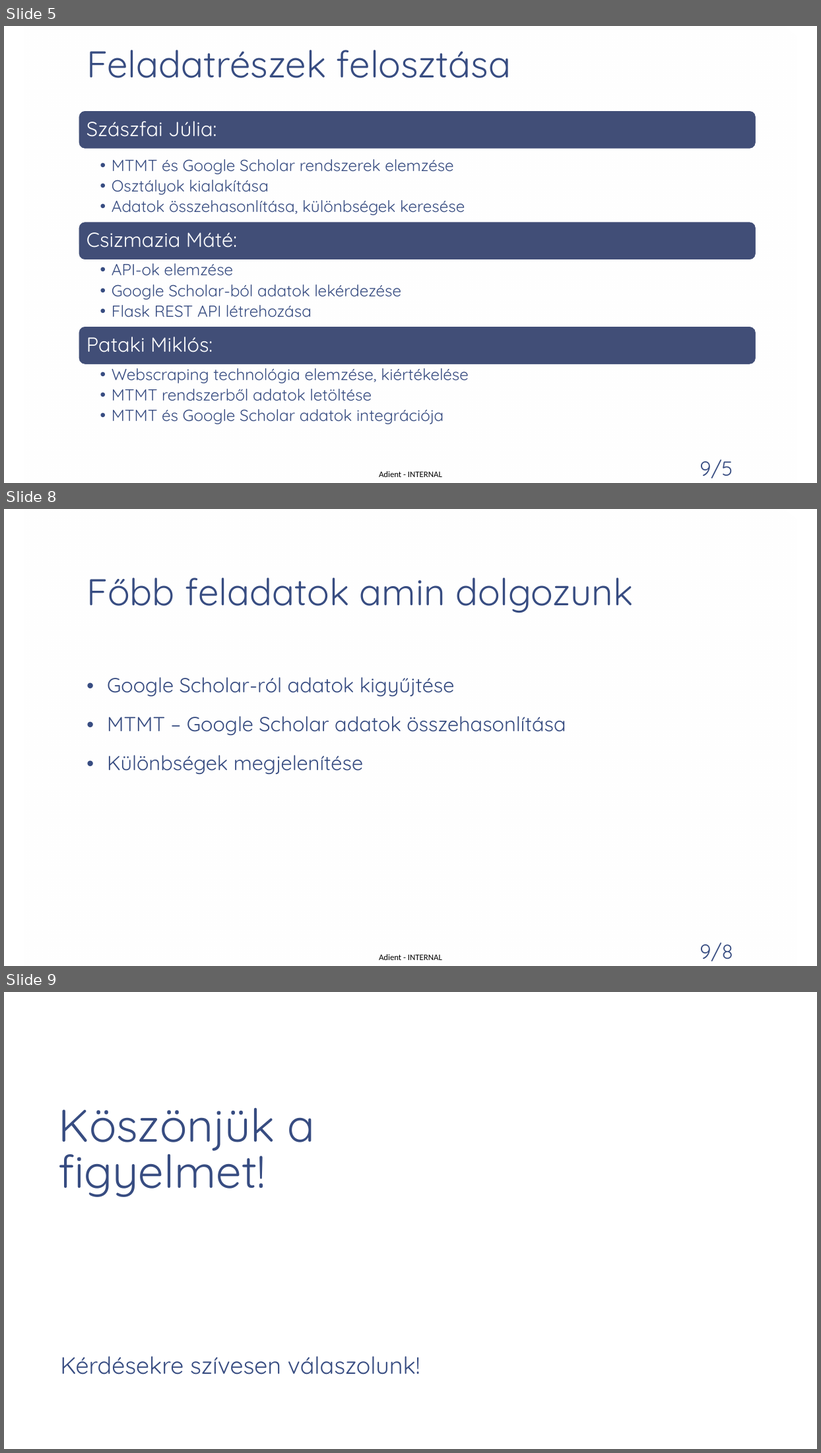
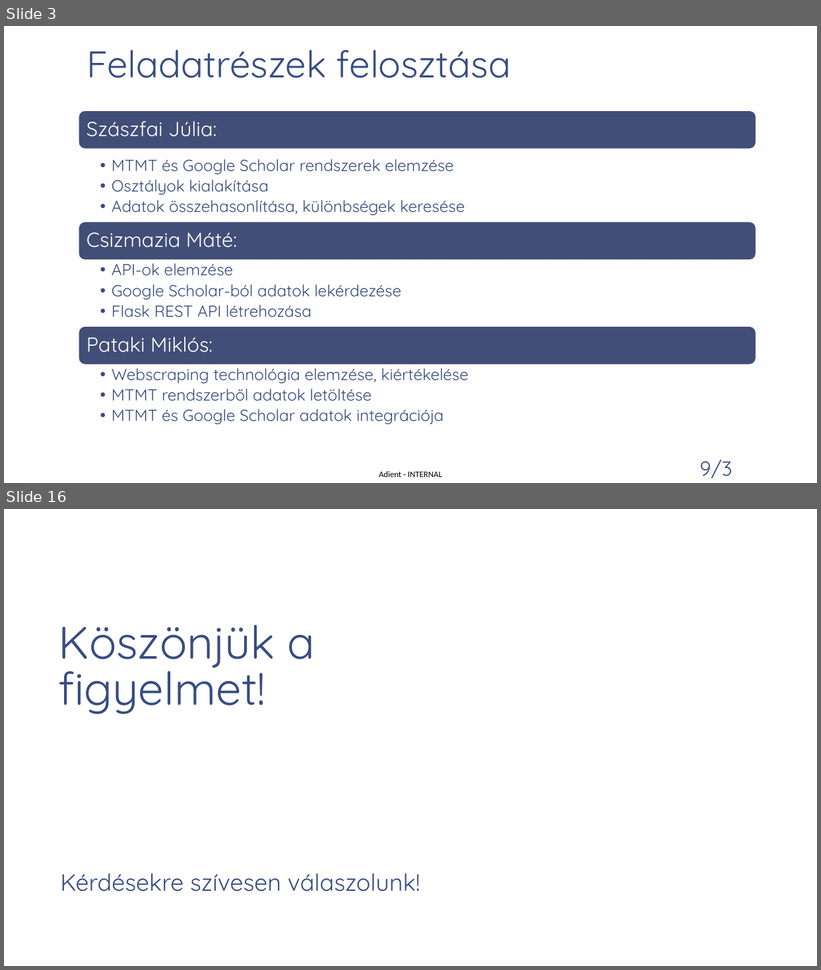
Before and after one commit to patmik2012/PubSync, a slide deck: Publikációs listák szinkronizálása.pptx. Shown one above the other, each under a label of ours: slides 5, 8 and 9 before the commit, slides 3 and 16 after it; the slides between them are not shown. The pictures are 821x1453 and 821x970 pixels, drawn with LibreOffice and Linux fonts; fonts in the diff are those of the drawing; background and template pictures are left out. Boxes give left, top, right and bottom in pixels: in the first picture for what was removed or moved away, otherwise in the second. Text is boxed around its words. In the diff, an @@ line names an element or a change of style, - is before the commit and + after.

```diff
--- a/Publikációs listák szinkronizálása.pptx
+++ b/Publikációs listák szinkronizálása.pptx
@@ slide 8 removed at <box>4,509,817,966</box>, background picture (left out); not listed: 3 template elements that a slide beside it also shows @@
@@ title removed at <box>86,578,633,613</box> @@
-Főbb feladatok amin dolgozunk
@@ text removed at <box>107,677,566,774</box> @@
-• Google Scholar-ról adatok kigyűjtése
-• MTMT – Google Scholar adatok összehasonlítása
-• Különbségek megjelenítése
@@ what was slide 5 is now slide 3 @@
@@ page number at <box>700,460,732,479</box>: text changed @@
-9/5
+9/3
@@ what was slide 9 is now slide 16 @@
```
Also in this commit, not shown: 1 slide changed, 11 slides added, 3 other slides removed, 2 other files.
